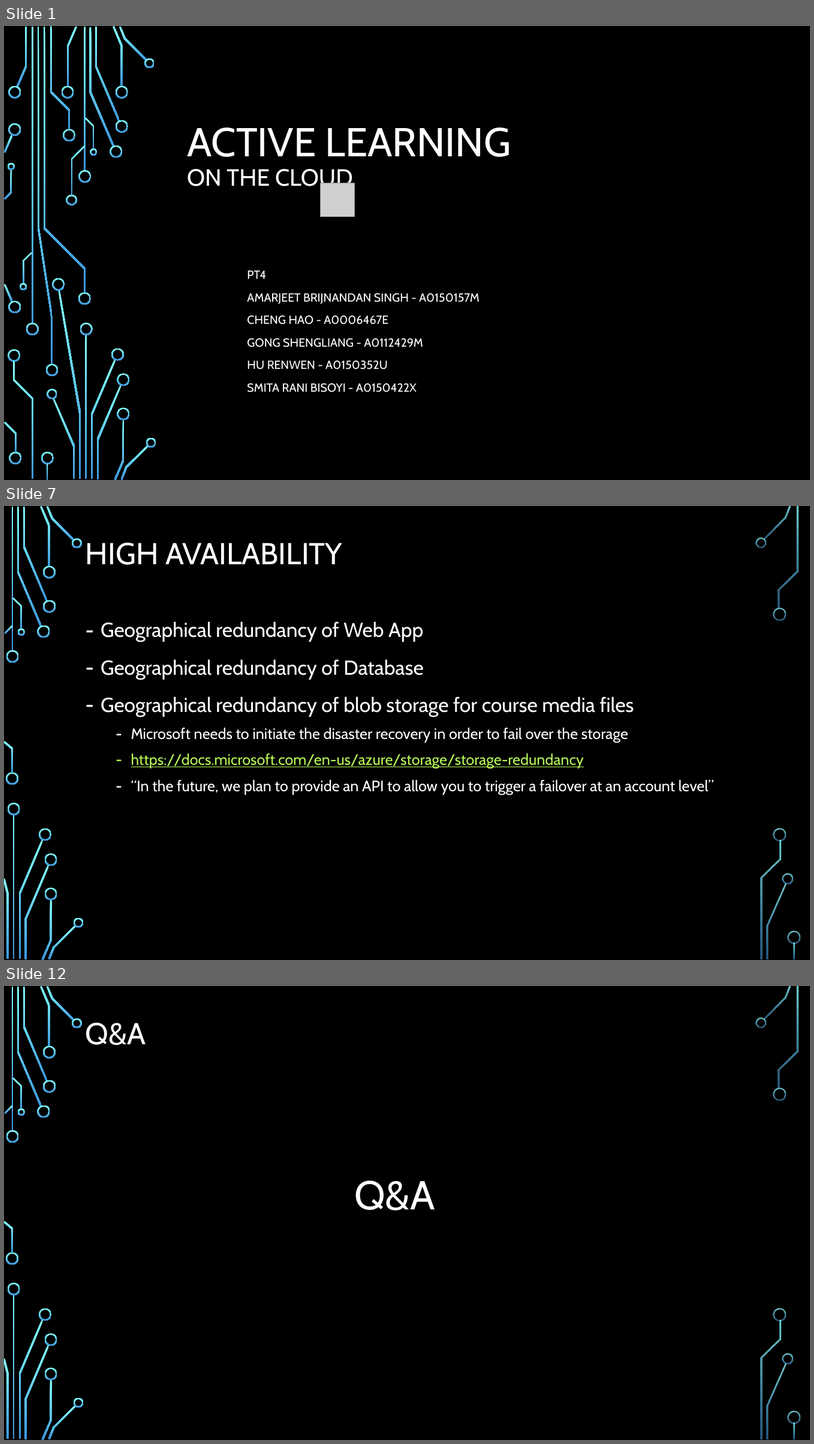
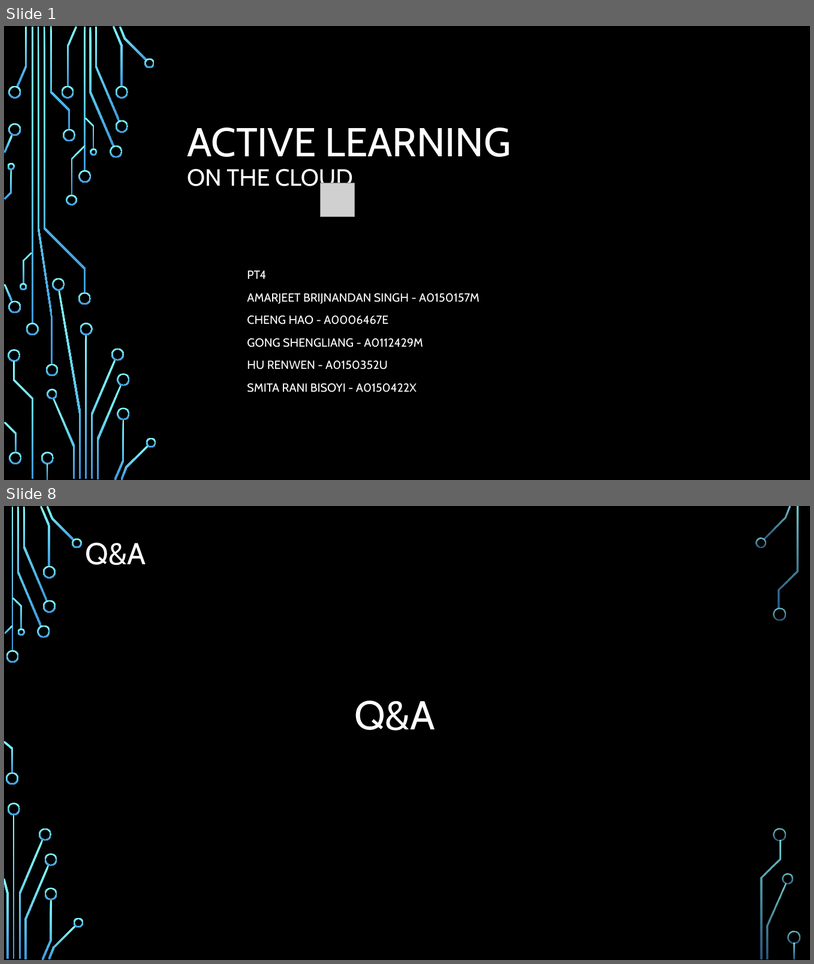
Before and after one commit to chenghao1983/c6c1d99d-502e-4a47-b8f5-35181e48b4fa_PT4, a slide deck: Doc/Active Learning on the Cloud - PT4.pptx. Shown one above the other, each under a label of ours: slides 1, 7 and 12 before the commit, slides 1 and 8 after it; the slides between them are not shown. The pictures are 814x1444 and 814x964 pixels, drawn with LibreOffice and Linux fonts; fonts in the diff are those of the drawing; grey boxes stand for pictures; background and template pictures are left out. Boxes give left, top, right and bottom in pixels: in the first picture for what was removed or moved away, otherwise in the second. Text is boxed around its words. In the diff, an @@ line names an element or a change of style, - is before the commit and + after.

```diff
--- a/Doc/Active Learning on the Cloud - PT4.pptx
+++ b/Doc/Active Learning on the Cloud - PT4.pptx
@@ slide 7 removed at (4,506,810,960), background picture (left out); not listed: 36 template elements that a slide beside it also shows @@
@@ title removed at (86,543,342,565) @@
-HIGH AVAILABILITY
@@ text removed at (101,621,714,795) @@
-– Geographical redundancy of Web App
-– Geographical redundancy of Database
-– Geographical redundancy of blob storage for course media files
-  – Microsoft needs to initiate the disaster recovery in order to fail over the storage
-  – https://docs.microsoft.com/en-us/azure/storage/storage-redundancy
-  – “In the future, we plan to provide an API to allow you to trigger a failover at an account level”
@@ what was slide 12 is now slide 8 @@
```
Also in this commit, not shown: 5 slides changed, 1 slide added, 4 other slides removed.
